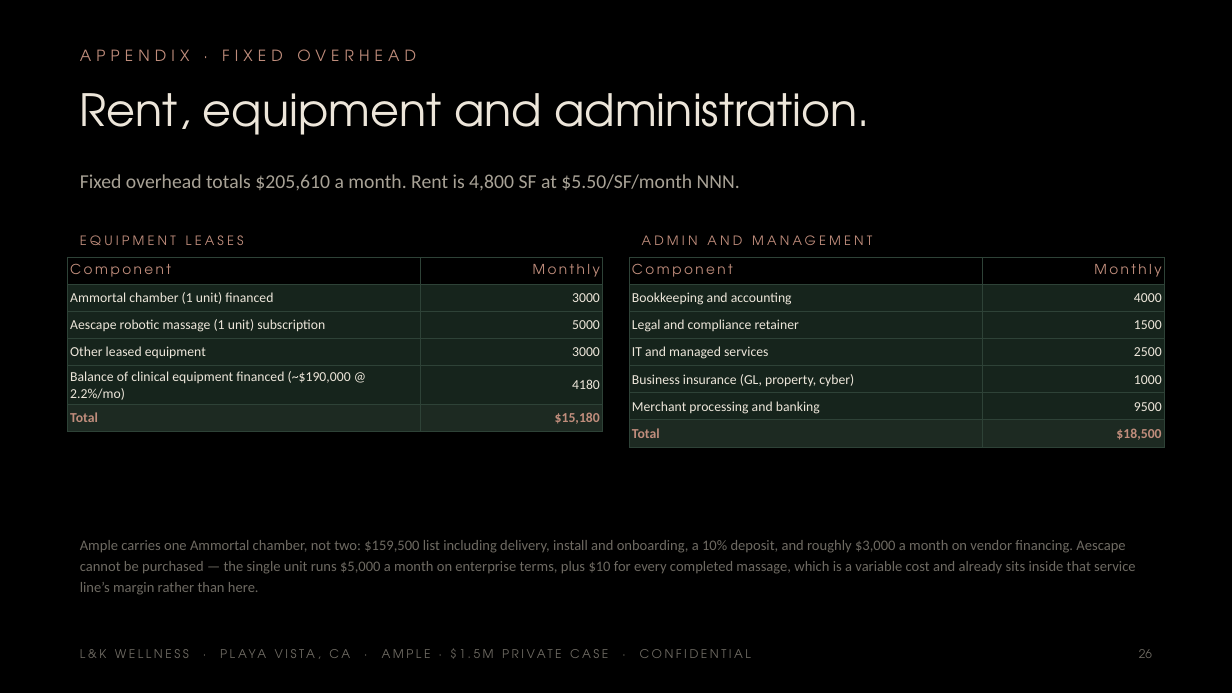
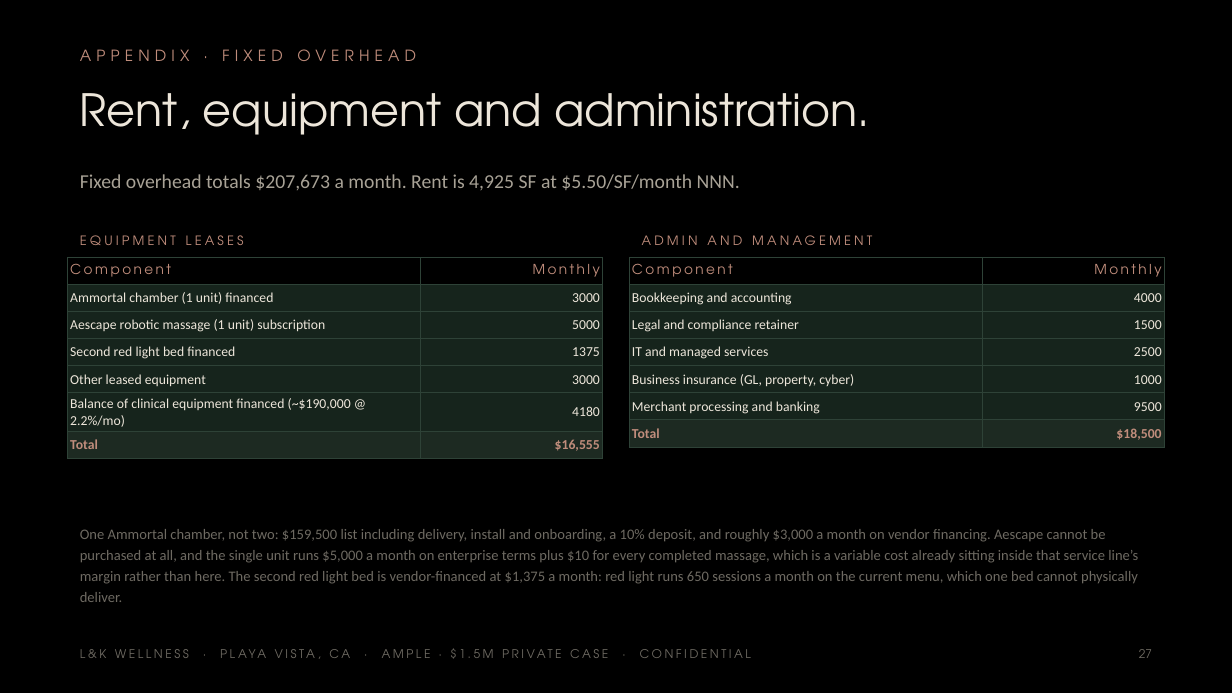
Before and after one commit to apexalpha811/2mil_ample, a slide deck: slide 27 of 1.5mil_ample.pptx (slide 26 before the commit). Drawn at 1232x693 pixels with LibreOffice and Linux fonts; fonts in the diff are those of the drawing. Boxes give left, top, right and bottom in pixels: in the first picture for what was removed or moved away, otherwise in the second. Text is boxed around its words. In the diff, an @@ line names an element or a change of style, - is before the commit and + after.

```diff
--- a/1.5mil_ample.pptx
+++ b/1.5mil_ample.pptx
@@ text at box(80, 174, 740, 190): text changed @@
-Fixed overhead totals $205,610 a month. Rent is 4,800 SF at $5.50/SF/month NNN.
+Fixed overhead totals $207,673 a month. Rent is 4,925 SF at $5.50/SF/month NNN.
@@ table at box(68, 257, 602, 455) @@
+row 4: Second red light bed financed | 1375
-row 7, column 2: $15,180
+row 7, column 2: $16,555
@@ text at box(80, 529, 1138, 602): text changed @@
-Ample carries one Ammortal chamber, not two: $159,500 list including delivery, install and onboarding, a 10% deposit, and roughly $3,000 a month on vendor financing. Aescape cannot be purchased — the single unit runs $5,000 a month on enterprise terms, plus $10 for every completed massage, which is a variable cost and already sits inside that service line’s margin rather than here.
+One Ammortal chamber, not two: $159,500 list including delivery, install and onboarding, a 10% deposit, and roughly $3,000 a month on vendor financing. Aescape cannot be purchased at all, and the single unit runs $5,000 a month on enterprise terms plus $10 for every completed massage, which is a variable cost already sitting inside that service line’s margin rather than here. The second red light bed is vendor-financed at $1,375 a month: red light runs 650 sessions a month on the current menu, which one bed cannot physically deliver.
@@ text at box(1139, 649, 1152, 658): text changed @@
-26
+27
```
Also in this commit, not shown: 30 other slides changed, 1 slide added, 5 other files.
